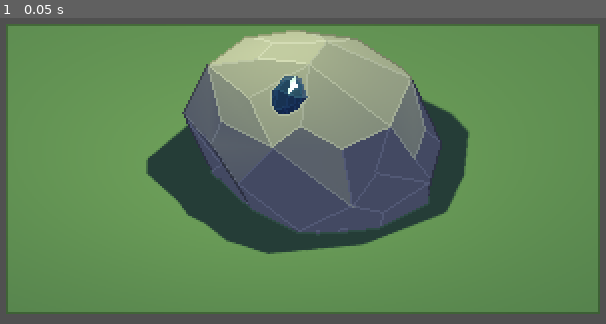
Above: before the commit, frame 1.
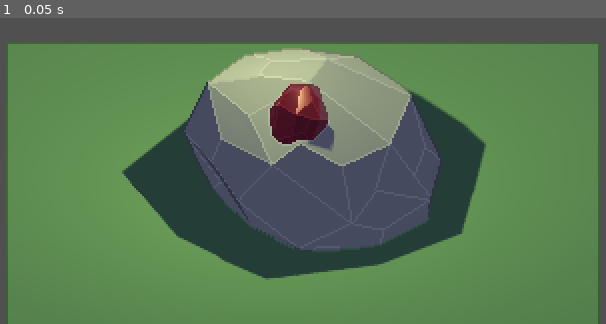
Above: after the commit, the same moment.

Repository: KodyJKing/PixelShader
Game: Godot game, scene res://main.tscn
The game is run twice, just before and just after one commit, with the same random seed, the same clock (stepped at 60 frames per second) and the same inputs.
Inputs:
- Up to frame 1 (0.05 s): no input

The runs differ from the first frame. In frame 1, 25% of the frame differs, in the area x 0-100%, y 1-100%.

Commit message:
Started work on external buffers.

Diff:
--- a/assets/example_edge_detection_material.tres
+++ b/assets/default_edge_detection_material.tres
@@ -5,15 +5,17 @@
 
 [sub_resource type="ShaderMaterial" id=1]
 shader = ExtResource( 2 )
-shader_param/albedo = Color( 0.745098, 0.745098, 0.745098, 1 )
-shader_param/specular = 0.891
-shader_param/metallic = 0.449
-shader_param/roughness = 1.0
+shader_param/albedo = Color( 0.607843, 0.223529, 0.34902, 1 )
+shader_param/specular = 1.0
+shader_param/metallic = 0.621
+shader_param/roughness = 0.182
 shader_param/point_size = 0.0
 shader_param/uv1_scale = null
 shader_param/uv1_offset = null
 shader_param/uv2_scale = null
 shader_param/uv2_offset = null
+shader_param/normal_edge_strength = 0.3
+shader_param/depth_edge_strength = 0.4
 
 [resource]
 next_pass = SubResource( 1 )
--- /dev/null
+++ b/assets/demo/gem_material.tres
@@ -0,0 +1,22 @@
+[gd_resource type="ShaderMaterial" load_steps=4 format=2]
+
+[ext_resource path="res://assets/normal_shader.tres" type="Shader" id=1]
+[ext_resource path="res://assets/edge_detection_shader.tres" type="Shader" id=2]
+
+[sub_resource type="ShaderMaterial" id=1]
+shader = ExtResource( 2 )
+shader_param/albedo = Color( 0.607843, 0.223529, 0.34902, 1 )
+shader_param/specular = 1.0
+shader_param/metallic = 0.499
+shader_param/roughness = 0.307
+shader_param/point_size = 0.0
+shader_param/uv1_scale = null
+shader_param/uv1_offset = null
+shader_param/uv2_scale = null
+shader_param/uv2_offset = null
+shader_param/normal_edge_strength = 0.3
+shader_param/depth_edge_strength = 0.4
+
+[resource]
+next_pass = SubResource( 1 )
+shader = ExtResource( 1 )
--- /dev/null
+++ b/assets/demo/rock_material.tres
@@ -0,0 +1,22 @@
+[gd_resource type="ShaderMaterial" load_steps=4 format=2]
+
+[ext_resource path="res://assets/edge_detection_shader.tres" type="Shader" id=1]
+[ext_resource path="res://assets/normal_shader.tres" type="Shader" id=2]
+
+[sub_resource type="ShaderMaterial" id=1]
+shader = ExtResource( 1 )
+shader_param/albedo = Color( 0.745098, 0.745098, 0.745098, 1 )
+shader_param/specular = 0.891
+shader_param/metallic = 0.449
+shader_param/roughness = 1.0
+shader_param/point_size = 0.0
+shader_param/uv1_scale = null
+shader_param/uv1_offset = null
+shader_param/uv2_scale = null
+shader_param/uv2_offset = null
+shader_param/normal_edge_strength = 0.3
+shader_param/depth_edge_strength = 0.4
+
+[resource]
+next_pass = SubResource( 1 )
+shader = ExtResource( 2 )
--- a/assets/edge_detection_material.tres
+++ b/assets/edge_detection_material.tres
@@ -8,6 +8,7 @@
 shader_param/specular = 0.891
 shader_param/metallic = 0.449
 shader_param/roughness = 1.0
+shader_param/alpha = null
 shader_param/point_size = 0.0
 shader_param/uv1_scale = null
 shader_param/uv1_offset = null
--- a/assets/edge_detection_shader.tres
+++ b/assets/edge_detection_shader.tres
@@ -13,6 +13,8 @@
 uniform vec3 uv1_offset;
 uniform vec3 uv2_scale;
 uniform vec3 uv2_offset;
+uniform float normal_edge_strength : hint_range(0,1) = 0.3;
+uniform float depth_edge_strength : hint_range(0,1) = 0.4;
 
 void vertex() {
 	UV=UV*uv1_scale.xy+uv1_offset.xy;
@@ -36,13 +38,14 @@
 	vec3 neighborNormal = getNormal(normalTex, uv, pixelSize, dx, dy);
 
     // Edge pixels should yield to faces closer to the bias direction.
-    vec3 normalEdgeBias = vec3(1., 1., 1.); // This should probably be a parameter.
+    vec3 normalEdgeBias = vec3(1., 1., 1.); // This should probably be a uniform.
     float normalDiff = dot(normal - neighborNormal, normalEdgeBias);
-    float normalIndicator = clamp(smoothstep(-.01, .01, normalDiff), 0.0, 1.0);
+    float normalIndicator = clamp(smoothstep(-.001, .001, normalDiff), 0.0, 1.0);
 
 	// Only the shallower pixel should detect the normal edge.
 	float depthDiff = getDepth(depthTex, uv, pixelSize, dx, dy) - depth;
-    float depthIndicator = clamp(sign(depthDiff * .25 + .0025), 0.0, 1.0);
+    //float depthIndicator = clamp(sign(depthDiff), 0.0, 1.0);
+	float depthIndicator = clamp(sign(depthDiff * .5 + .0025), 0.0, 1.0);
 
     return length(cross(normal, neighborNormal)) * normalIndicator * depthIndicator;
 }
@@ -57,8 +60,7 @@
     diff += clamp(getDepth(depthTex, uv, pixelSize, -1.,  0.) - depth, 0.0, 1.0);
     diff += clamp(getDepth(depthTex, uv, pixelSize,  0.,  1.) - depth, 0.0, 1.0);
     diff += clamp(getDepth(depthTex, uv, pixelSize,  0., -1.) - depth, 0.0, 1.0);
-    return floor(smoothstep(0.01, 0.02, diff) * 2.) / 2.;
-	//return floor(smoothstep(.5, 1., diff) * 2.) / 2.;
+    return smoothstep(0.01, 0.02, diff);
 }
 
 const float normalEdgeTheshold = 0.05;
@@ -85,8 +87,6 @@
 
 }
 
-const float normalEdgeStrength = 0.3;
-const float depthEdgeStrength = 0.4;
 void fragment() {
 	float pixelWidth = 1.0 / VIEWPORT_SIZE.x;
 	float pixelHeight = 1.0 / VIEWPORT_SIZE.y;
@@ -95,7 +95,7 @@
 	float ni = normalEdgeIndicator(DEPTH_TEXTURE, SCREEN_TEXTURE, SCREEN_UV, pixelSize);
 	float di = depthEdgeIndicator(DEPTH_TEXTURE, SCREEN_UV, pixelSize);
 
-	float coefficient = di > 0.0 ? (1.0 - depthEdgeStrength * di) : (1.0 + normalEdgeStrength * ni);
+	float coefficient = di > 0.0 ? (1.0 - depth_edge_strength * di) : (1.0 + normal_edge_strength * ni);
 
     vec2 base_uv = UV;
 	vec4 albedo_tex = texture(texture_albedo,base_uv);
--- /dev/null
+++ b/assets/scripts/Buffers.gd
@@ -0,0 +1,45 @@
+extends Spatial
+
+func _ready():
+	# var normalCamera = get_node("NormalPassViewport/Camera")
+	pass
+
+func saveScreenshot(viewport: Viewport, path: String):
+	# var img = viewport.get_texture().get_data()
+	var img = VisualServer.texture_get_data(VisualServer.viewport_get_texture(viewport.get_viewport_rid()))
+	img.flip_y()
+	img.save_png(path)
+
+func copyViewportState(fromViewport: Viewport, toViewport: Viewport):
+	var toRID = toViewport.get_viewport_rid()
+	var camera = fromViewport.get_camera()
+	VisualServer.viewport_attach_camera( toRID, camera.get_camera_rid() )
+	var size = fromViewport.get_viewport().size
+	VisualServer.viewport_set_size(toRID, size.x, size.y)
+
+# Called when the node enters the scene tree for the first time.
+func _input(_ev):
+	if Input.is_key_pressed(KEY_K):
+
+		var viewport = get_viewport()
+		var viewportRID = viewport.get_viewport_rid()
+		# saveScreenshot(viewport, "./screenshot.png")
+
+		var normalViewport = get_node("NormalPassViewport")
+		var normalViewportRID = normalViewport.get_viewport_rid()
+
+		copyViewportState(viewport, normalViewport)
+
+		VisualServer.viewport_set_active(viewportRID, false)
+		VisualServer.viewport_set_update_mode(normalViewportRID, VisualServer.VIEWPORT_UPDATE_ALWAYS)
+
+		VisualServer.force_draw()
+
+		VisualServer.viewport_set_active(viewportRID, true)
+		VisualServer.viewport_set_update_mode(normalViewportRID, VisualServer.VIEWPORT_UPDATE_DISABLED)
+
+		saveScreenshot(normalViewport, "./normalPass.png")
+
+# Called every frame. 'delta' is the elapsed time since the previous frame.
+#func _process(delta):
+#	pass
--- a/assets/tmp_shader.tres
+++ /dev/null
@@ -1,35 +0,0 @@
-[gd_resource type="Shader" format=2]
-
-[resource]
-code = "// NOTE: Shader automatically converted from Godot Engine 3.4.2.stable's SpatialMaterial.
-
-shader_type spatial;
-render_mode blend_mix,depth_draw_opaque,cull_back,diffuse_burley,specular_schlick_ggx;
-uniform vec4 albedo : hint_color;
-uniform sampler2D texture_albedo : hint_albedo;
-uniform float specular;
-uniform float metallic;
-uniform float roughness : hint_range(0,1);
-uniform float point_size : hint_range(0,128);
-uniform vec3 uv1_scale;
-uniform vec3 uv1_offset;
-uniform vec3 uv2_scale;
-uniform vec3 uv2_offset;
-
-
-void vertex() {
-	UV=UV*uv1_scale.xy+uv1_offset.xy;
-}
-
-
-
-
-void fragment() {
-	vec2 base_uv = UV;
-	vec4 albedo_tex = texture(texture_albedo,base_uv);
-	ALBEDO = albedo.rgb * albedo_tex.rgb;
-	METALLIC = metallic;
-	ROUGHNESS = roughness;
-	SPECULAR = specular;
-}
-"
--- a/default_env.tres
+++ b/default_env.tres
@@ -11,3 +11,6 @@
 tonemap_mode = 3
 ss_reflections_roughness = false
 ssao_enabled = true
+adjustment_brightness = 0.54
+adjustment_contrast = 1.42
+adjustment_saturation = 1.75
--- a/main.tscn
+++ b/main.tscn
@@ -1,40 +1,11 @@
-[gd_scene load_steps=11 format=2]
+[gd_scene load_steps=10 format=2]
 
-[ext_resource path="res://assets/rock_simplified_2.obj" type="ArrayMesh" id=1]
+[ext_resource path="res://assets/demo/rock_2.obj" type="ArrayMesh" id=1]
+[ext_resource path="res://assets/demo/rock_material.tres" type="Material" id=2]
 [ext_resource path="res://assets/normal_shader.tres" type="Shader" id=3]
 [ext_resource path="res://assets/edge_detection_shader.tres" type="Shader" id=4]
-
-[sub_resource type="ShaderMaterial" id=4]
-shader = ExtResource( 4 )
-shader_param/albedo = Color( 0.611765, 0.611765, 0.611765, 1 )
-shader_param/specular = 0.0
-shader_param/metallic = 0.0
-shader_param/roughness = 1.0
-shader_param/point_size = 0.0
-shader_param/uv1_scale = null
-shader_param/uv1_offset = null
-shader_param/uv2_scale = null
-shader_param/uv2_offset = null
-
-[sub_resource type="ShaderMaterial" id=5]
-next_pass = SubResource( 4 )
-shader = ExtResource( 3 )
-
-[sub_resource type="ShaderMaterial" id=6]
-shader = ExtResource( 4 )
-shader_param/albedo = Color( 0.294118, 0.45098, 0.627451, 1 )
-shader_param/specular = 0.965
-shader_param/metallic = 0.541
-shader_param/roughness = 0.189
-shader_param/point_size = 0.0
-shader_param/uv1_scale = null
-shader_param/uv1_offset = null
-shader_param/uv2_scale = null
-shader_param/uv2_offset = null
-
-[sub_resource type="ShaderMaterial" id=7]
-next_pass = SubResource( 6 )
-shader = ExtResource( 3 )
+[ext_resource path="res://assets/demo/gem_material.tres" type="Material" id=5]
+[ext_resource path="res://assets/scripts/Buffers.gd" type="Script" id=6]
 
 [sub_resource type="PlaneMesh" id=1]
 
@@ -49,6 +20,8 @@
 shader_param/uv1_offset = Vector3( 0, 0, 0 )
 shader_param/uv2_scale = null
 shader_param/uv2_offset = null
+shader_param/normal_edge_strength = 0.3
+shader_param/depth_edge_strength = 0.4
 
 [sub_resource type="ShaderMaterial" id=3]
 next_pass = SubResource( 2 )
@@ -56,26 +29,27 @@
 
 [node name="Spatial" type="Spatial"]
 
-[node name="Rock" type="MeshInstance" parent="."]
-transform = Transform( -6.53879, 3.00419, 2.12334, 3.08719, 6.83605, -0.164976, -2.00074, 0.729931, -7.194, 0.744473, 0, -0.844002 )
-mesh = ExtResource( 1 )
-material/0 = SubResource( 5 )
-
-[node name="Deposit" type="MeshInstance" parent="Rock"]
-transform = Transform( -0.116522, 0.0846063, -0.0493384, 0.0588729, 0.0960483, -0.152572, -0.0268682, -0.156463, -0.120339, 0.313369, 0.437485, -0.48061 )
-mesh = ExtResource( 1 )
-skeleton = NodePath("../..")
-material/0 = SubResource( 7 )
+[node name="Camera" type="Camera" parent="."]
+transform = Transform( 1, 0, 0, 0, 0.872752, 0.488164, 0, -0.488164, 0.872752, 0.200194, 11.0555, 13.4269 )
+projection = 1
+size = 19.68
 
 [node name="Ground" type="MeshInstance" parent="."]
-transform = Transform( 16.2482, -2.01166e-07, -4.76837e-07, 6.55651e-07, 16.2482, 8.9407e-08, -4.76837e-07, 2.98023e-08, 16.2482, -0.177414, -2.18477, -1.28314 )
+transform = Transform( 16.2482, -2.01166e-07, -4.76837e-07, 6.55651e-07, 16.2482, 8.9407e-08, -4.76837e-07, 2.98023e-08, 16.2482, -0.177414, 0.164341, -1.28314 )
 mesh = SubResource( 1 )
 material/0 = SubResource( 3 )
 
-[node name="Camera" type="Camera" parent="."]
-transform = Transform( 1, 0, 0, 0, 0.872752, 0.488164, 0, -0.488164, 0.872752, 0.200194, 8.43725, 14.8914 )
-projection = 1
-size = 19.68
+[node name="Rock" type="MeshInstance" parent="Ground"]
+transform = Transform( -0.402432, 0.184894, 0.130682, 0.190002, 0.420727, -0.0101535, -0.123136, 0.0449238, -0.442757, 0.0567378, 0.134462, 0.0270269 )
+mesh = ExtResource( 1 )
+skeleton = NodePath("../..")
+material/0 = ExtResource( 2 )
+
+[node name="Deposit" type="MeshInstance" parent="Ground/Rock"]
+transform = Transform( -0.194505, 0.14123, -0.0823586, 0.098274, 0.160329, -0.254681, -0.0448501, -0.261176, -0.200877, 0.23672, 0.420306, -0.483343 )
+mesh = ExtResource( 1 )
+skeleton = NodePath("../../..")
+material/0 = ExtResource( 5 )
 
 [node name="OmniLight" type="OmniLight" parent="."]
 transform = Transform( 1, 0.00027008, 0.000369223, -0.000270477, 0.999999, 0.00107613, -0.000368932, -0.00107623, 0.999999, -1.48313, 12.406, 0.437557 )
@@ -85,3 +59,10 @@
 shadow_bias = 1.911
 omni_range = 52.663
 omni_attenuation = 0.000150286
+
+[node name="Buffers" type="Spatial" parent="."]
+script = ExtResource( 6 )
+
+[node name="NormalPassViewport" type="Viewport" parent="Buffers"]
+size = Vector2( 320, 180 )
+render_target_update_mode = 0
--- a/project.godot
+++ b/project.godot
@@ -19,7 +19,6 @@
 window/size/width=320
 window/size/height=180
 window/stretch/mode="viewport"
-window/stretch/aspect="expand"
 
 [physics]
 
@@ -29,4 +28,3 @@
 
 quality/shadows/filter_mode=2
 environment/default_environment="res://default_env.tres"
-quality/shadow_atlas/size=4096
Renamed: assets/rock_simplified.obj -> assets/demo/rock.obj
Not shown, added: assets/demo/rock.obj.import
Not shown, changed: assets/demo/rock_2.obj
Not shown, added: assets/demo/rock_2.obj.import
Not shown, added: assets/rock_2.mtl
Not shown, added: assets/rock_cracked.mtl
Not shown, removed: assets/rock_simplified.obj.import
Not shown, removed: assets/rock_simplified_2.obj.import
Binary file changed: icon.png
